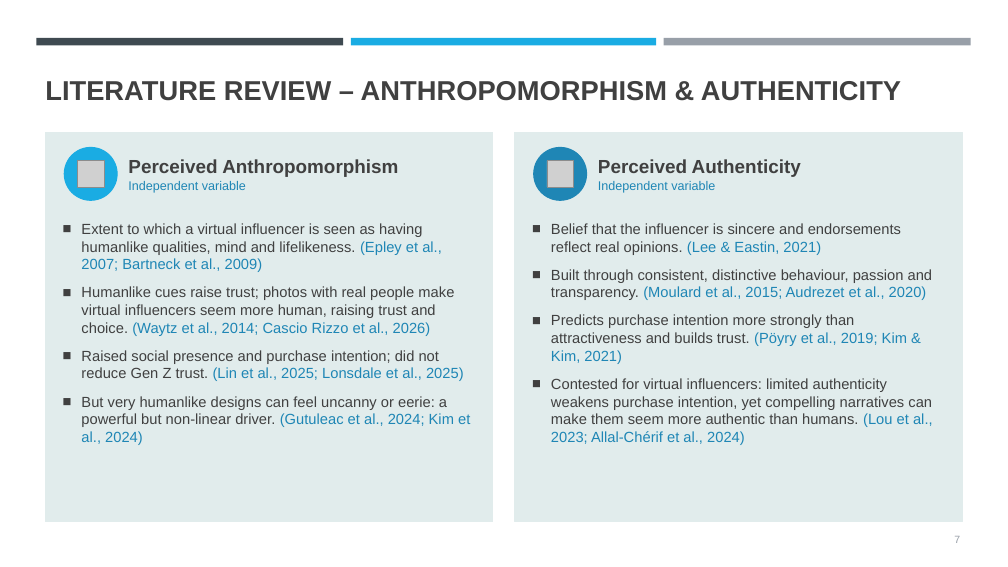
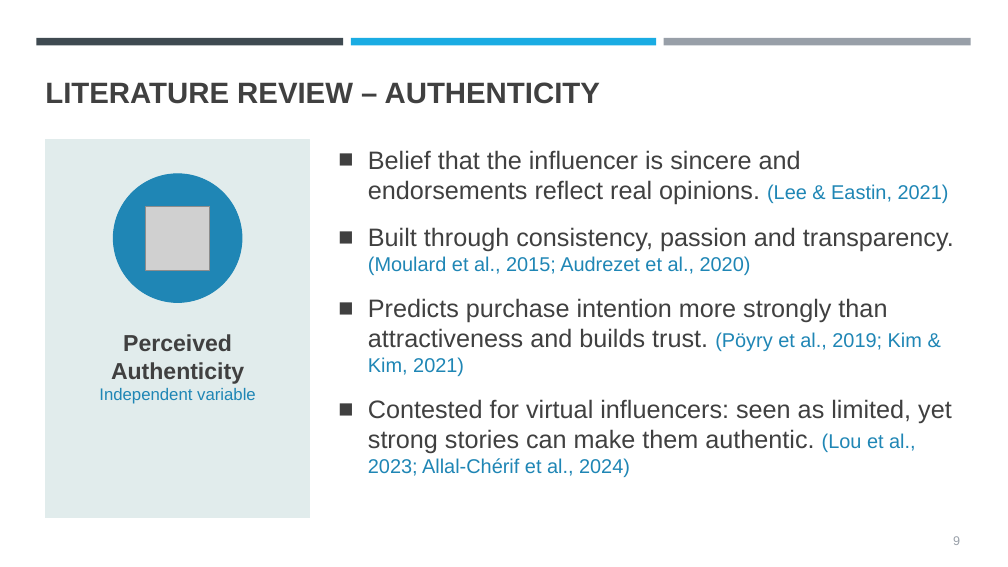
Before and after one commit to Abhiramjayan-versiert/AJ-Claude-, a slide deck: slide 9 of presentation/Virtual_Influencers_Trust_Purchase_Intention_GenZ.pptx (slide 7 before the commit). Drawn at 1008x567 pixels with LibreOffice and Linux fonts; fonts in the diff are those of the drawing; grey boxes stand for pictures. Boxes give left, top, right and bottom in pixels: in the first picture for what was removed or moved away, otherwise in the second. Text is boxed around its words. In the diff, an @@ line names an element or a change of style, - is before the commit and + after.

```diff
--- a/presentation/Virtual_Influencers_Trust_Purchase_Intention_GenZ.pptx
+++ b/presentation/Virtual_Influencers_Trust_Purchase_Intention_GenZ.pptx
@@ title at box(45, 82, 600, 104): text changed; size 26 to 28 pt @@
-LITERATURE REVIEW – ANTHROPOMORPHISM & AUTHENTICITY
+LITERATURE REVIEW – AUTHENTICITY
@@ rectangle: place and size @@
-rectangle at box(45, 132, 493, 522)
+rectangle at box(45, 140, 310, 518)
@@ ellipse removed at box(64, 147, 117, 200) @@
@@ text "Belief that the influencer is ...": place and size @@
-text "Belief that the influencer is ..." at box(551, 223, 933, 445)
+text "Belief that the influencer is ..." at box(368, 150, 954, 477)
@@ rectangle removed at box(515, 132, 963, 522) @@
@@ ellipse removed at box(534, 147, 587, 200) @@
@@ picture removed at box(77, 160, 104, 187) @@
@@ ellipse added at box(113, 174, 242, 302), fill #1F86B5, outline #1F86B5 1 pt @@
@@ text removed at box(128, 159, 398, 193) @@
-Perceived Anthropomorphism
-Independent variable
@@ text at box(368, 150, 949, 376): size 14 to 24 pt in "Belief that the influencer is sincere and ...", "Predicts purchase intention more strongly than attractivenes ..."; size 14 to 19 pt in "(Lee & Eastin, 2021)", "(Pöyry et al., 2019; Kim & Kim, ..."; indent changed; more space between paragraphs @@
@@ picture: place and size @@
-picture at box(547, 160, 574, 187)
+picture at box(146, 206, 210, 271)
@@ text removed at box(81, 223, 470, 445) @@
-■ Extent to which a virtual influencer is seen as having humanlike qualities, mind and lifelikeness. (Epley et al., 2007; Bartneck et al., 2009)
-■ Humanlike cues raise trust; photos with real people make virtual influencers seem more human, raising trust and choice. (Waytz et al., 2014; Cascio Rizzo et al., 2026)
-■ Raised social presence and purchase intention; did not reduce Gen Z trust. (Lin et al., 2025; Lonsdale et al., 2025)
-■ But very humanlike designs can feel uncanny or eerie: a powerful but non-linear driver. (Gutuleac et al., 2024; Kim et al., 2024)
@@ text at box(368, 227, 954, 275): text changed; size 14 to 24 pt @@
-■ Built through consistent, distinctive behaviour, passion and transparency. (Moulard et al., 2015; Audrezet et al., 2020)
+■ Built through consistency, passion and transparency. (Moulard et al., 2015; Audrezet et al., 2020)
@@ text "Perceived Authenticity": place and size @@
-text "Perceived Authenticity" at box(598, 159, 801, 193)
+text "Perceived Authenticity" at box(99, 334, 256, 404)
@@ text "Perceived Authenticity" at box(99, 334, 256, 404): size 18 to 22 pt in "Perceived Authenticity"; size 12 to 16 pt in "Independent variable"; alignment left to centre; vertical alignment middle to top @@
@@ text at box(368, 399, 952, 477): text changed; size 14 to 24 pt @@
-■ Contested for virtual influencers: limited authenticity weakens purchase intention, yet compelling narratives can make them seem more authentic than humans. (Lou et al., 2023; Allal-Chérif et al., 2024)
+■ Contested for virtual influencers: seen as limited, yet strong stories can make them authentic. (Lou et al., 2023; Allal-Chérif et al., 2024)
@@ page number added at box(953, 536, 960, 545), 12 pt, text #989FA8 @@
+9
@@ page number removed at box(954, 536, 960, 543) @@
-7
```
Also in this commit, not shown: 16 other slides changed, 5 slides added.
